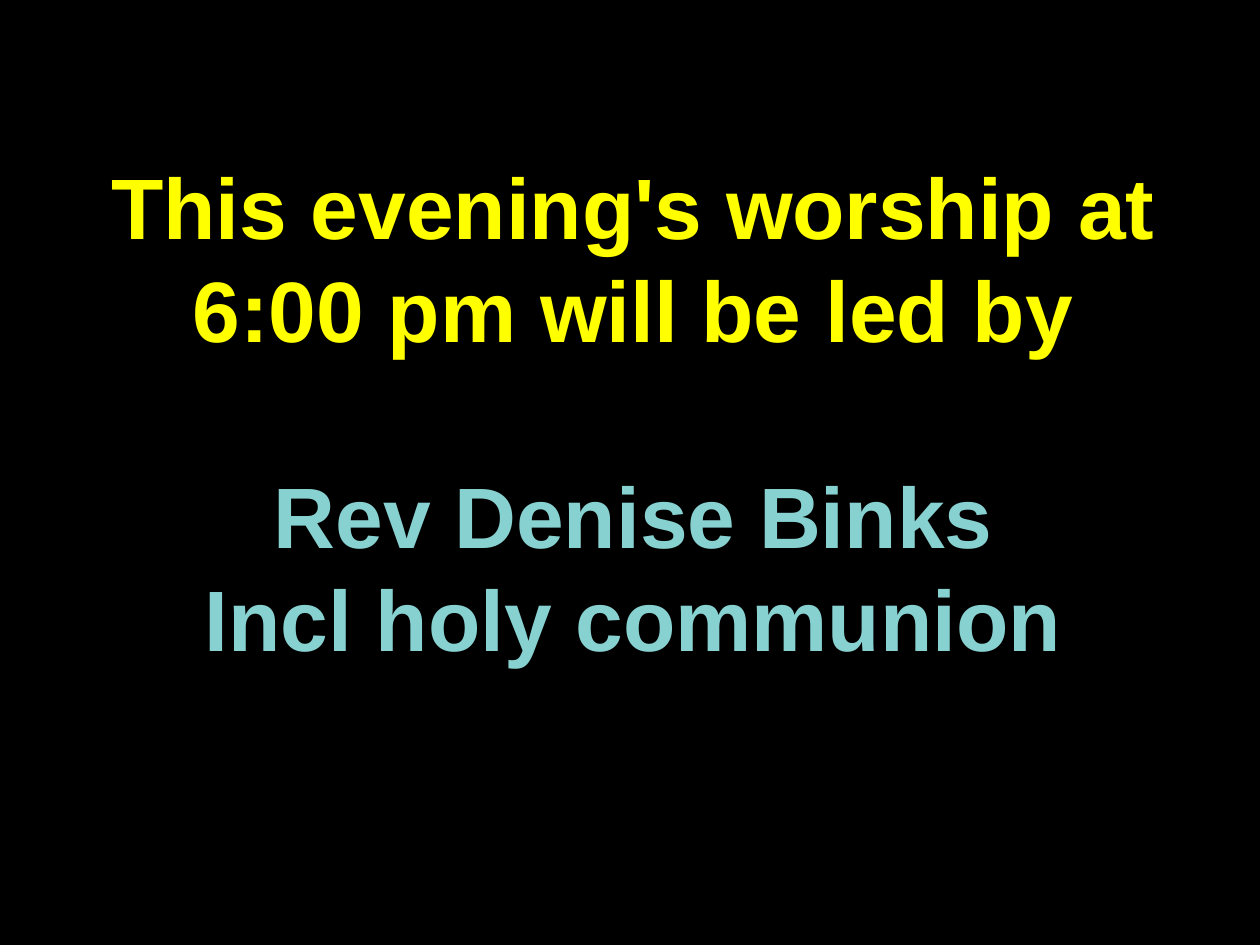
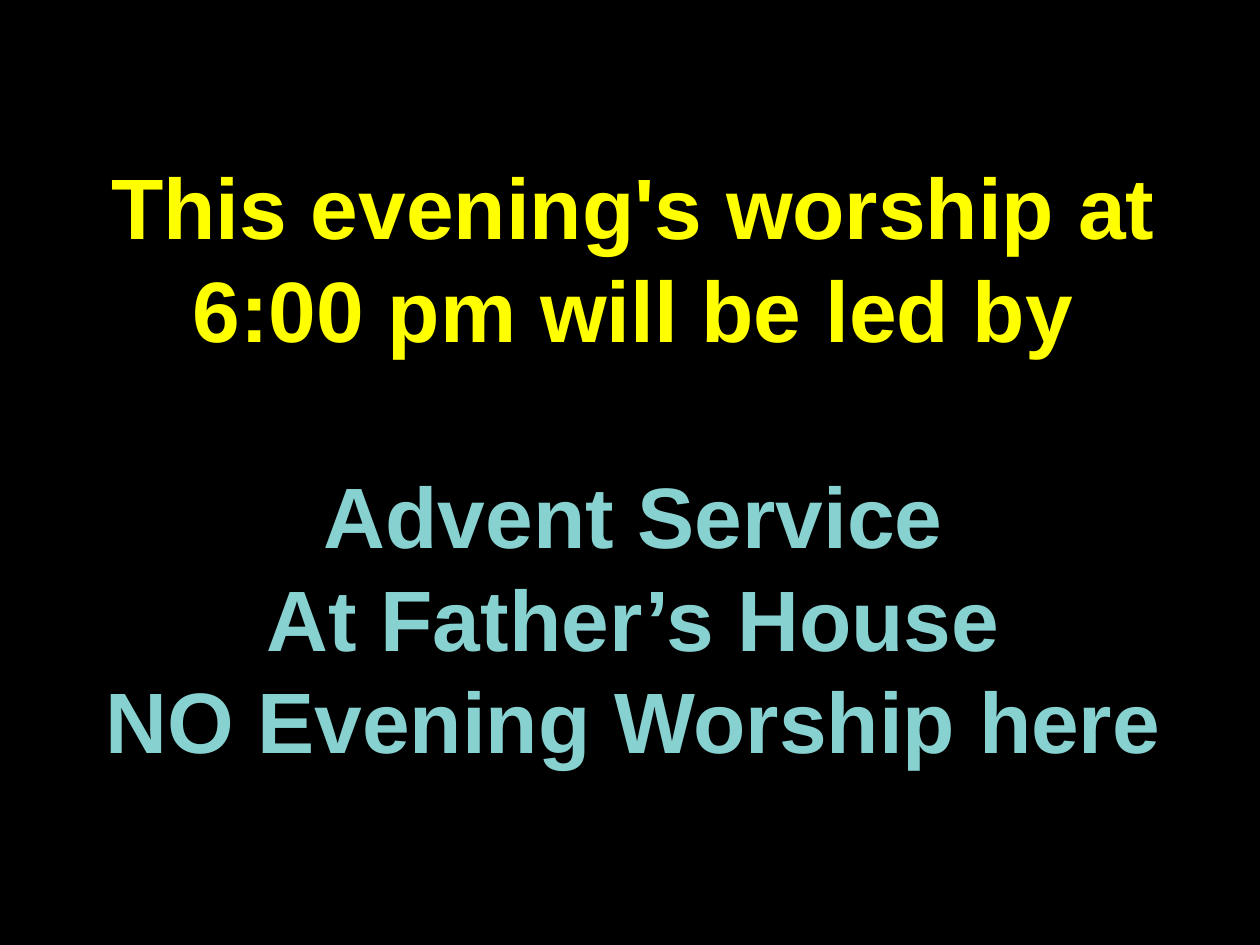
Before and after one commit to martinforsyth/bsuc-audio-visual, a slide deck: slide 4 of resources/presentations/impress/welcome.dark.background.odp. Drawn at 1260x945 pixels with LibreOffice and Linux fonts; fonts in the diff are those of the drawing. Boxes give left, top, right and bottom in pixels: in the first picture for what was removed or moved away, otherwise in the second. Text is boxed around its words. In the diff, an @@ line names an element or a change of style, - is before the commit and + after.

```diff
--- a/resources/presentations/impress/welcome.dark.background.odp
+++ b/resources/presentations/impress/welcome.dark.background.odp
@@ text at <box>105,486,1160,769</box>: text changed @@
-Rev Denise Binks
-Incl holy communion
+Advent Service
+At Father’s House
+NO Evening Worship here
```
Also in this commit, not shown: 6 other slides changed, 1 slide removed.
